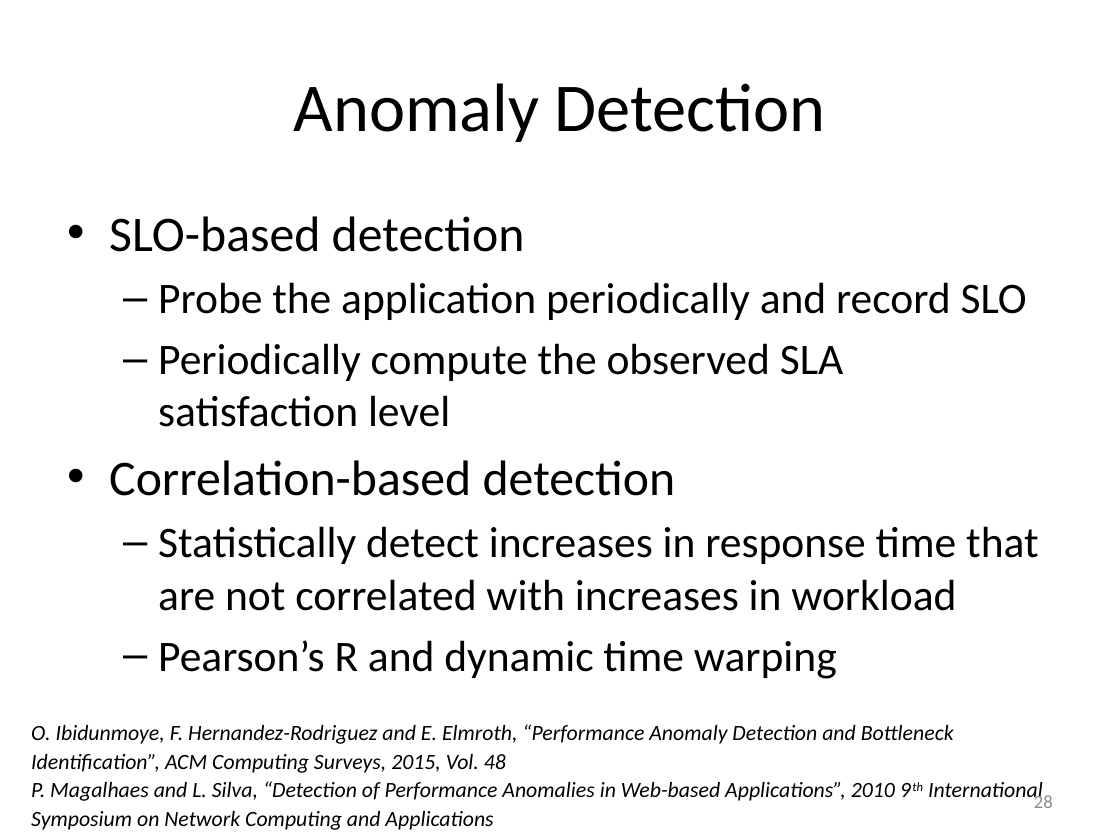
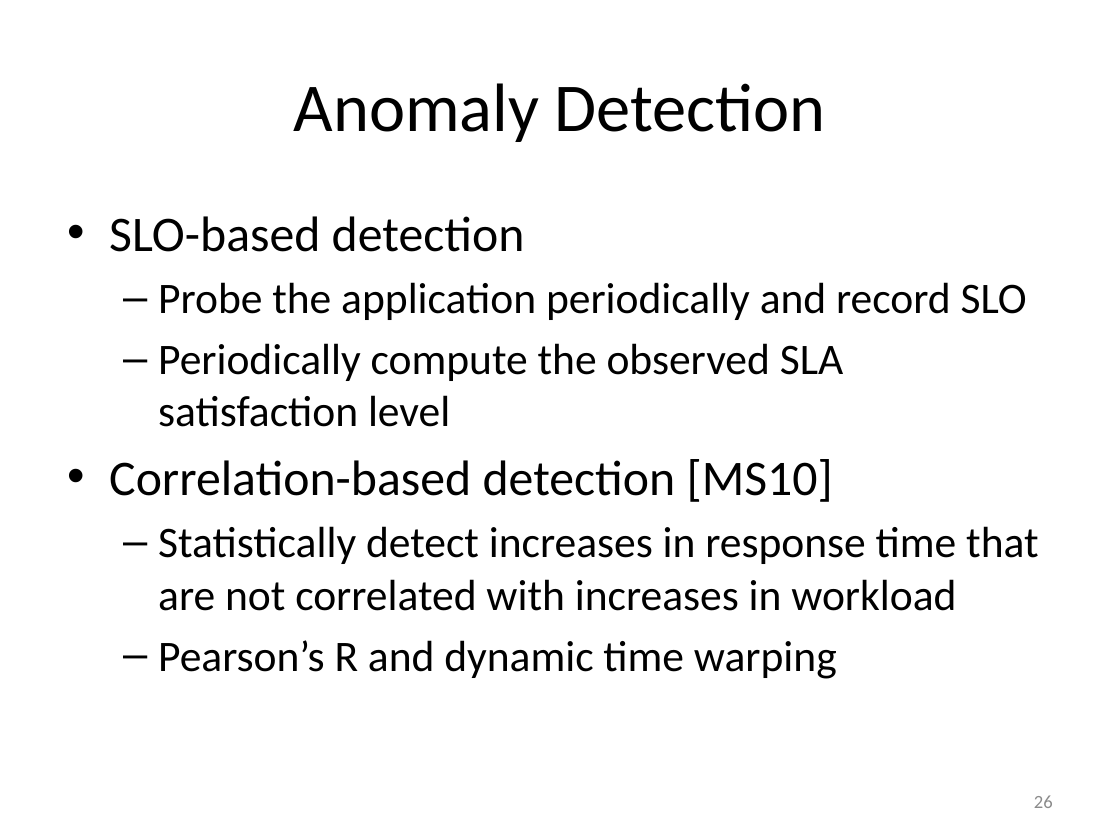
Before and after one commit to Dithn/eager-appscale, a slide deck: slide 26 of Eager/elk-experiment/appserver/system_design.pptx (slide 28 before the commit). Drawn at 1120x840 pixels with LibreOffice and Linux fonts; fonts in the diff are those of the drawing. Boxes give left, top, right and bottom in pixels: in the first picture for what was removed or moved away, otherwise in the second. Text is boxed around its words. In the diff, an @@ line names an element or a change of style, - is before the commit and + after.

```diff
--- a/Eager/elk-experiment/appserver/system_design.pptx
+++ b/Eager/elk-experiment/appserver/system_design.pptx
@@ text at [109, 459, 833, 502]: text changed @@
-• Correlation-based detection
+• Correlation-based detection [MS10]
@@ text removed at [31, 724, 1043, 830] @@
-O. Ibidunmoye, F. Hernandez-Rodriguez and E. Elmroth, “Performance Anomaly Detection and Bottleneck Identification”, ACM Computing Surveys, 2015, Vol. 48
-P. Magalhaes and L. Silva, “Detection of Performance Anomalies in Web-based Applications”, 2010 9th International Symposium on Network Computing and Applications
@@ page number at [1034, 795, 1053, 808]: text changed @@
-28
+26
```
Also in this commit, not shown: 11 other slides changed.
